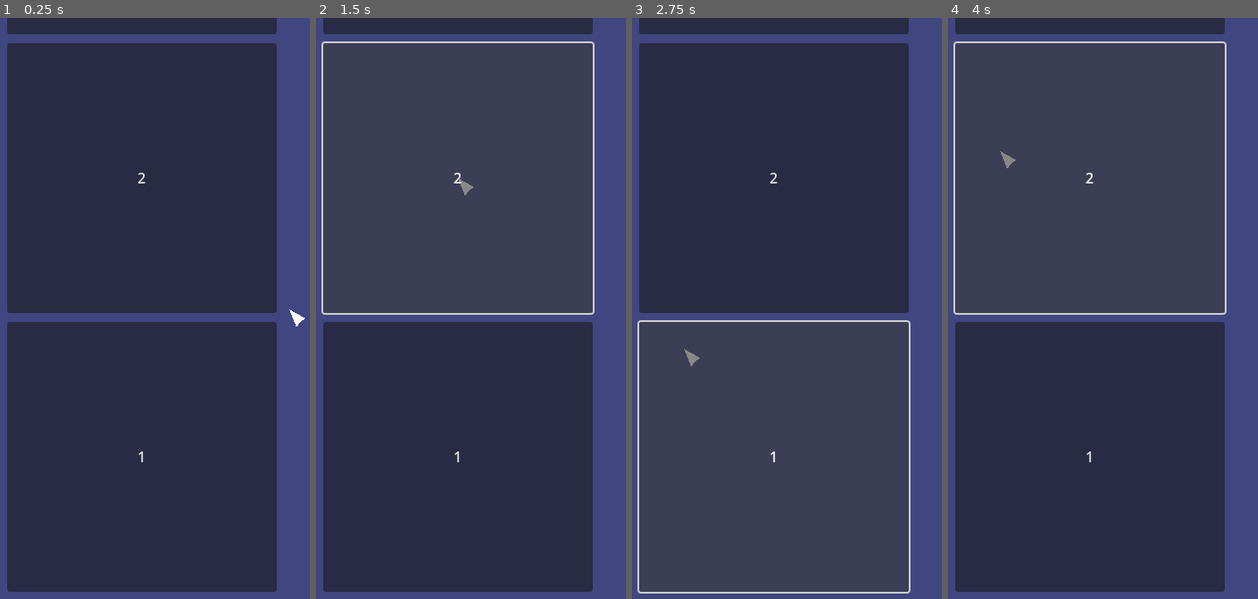
Above: before the commit, frames 1-4 (left to right).
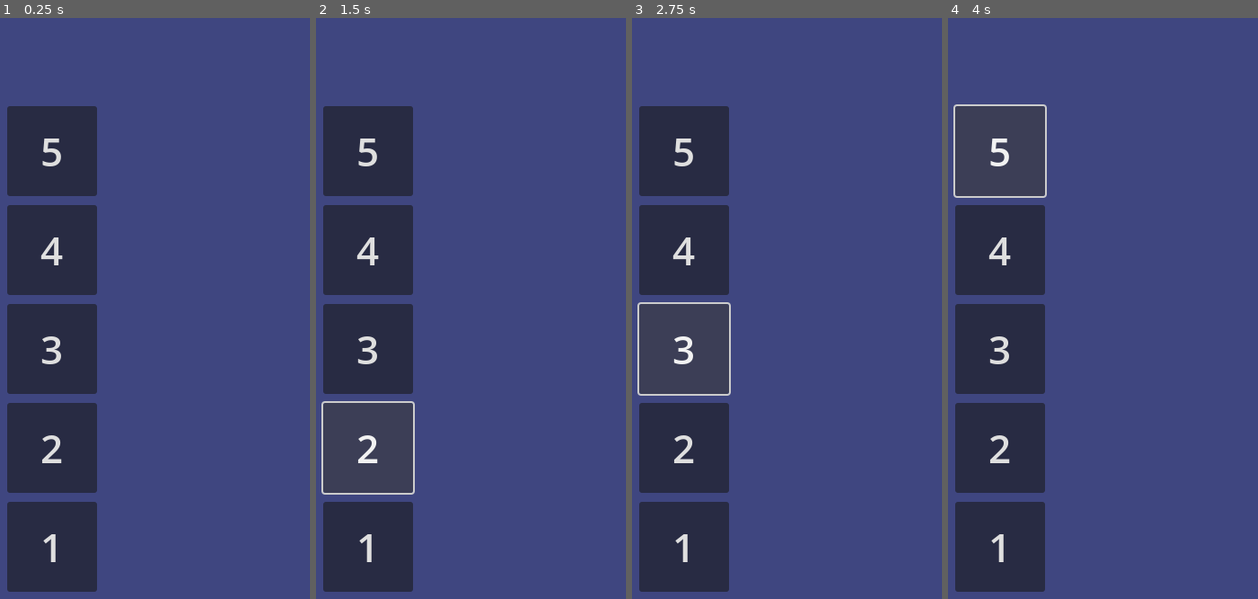
Above: after the commit, the same moments.

Repository: OleksandrLevchuk/Combine-Three
Game: Godot game, scene res://main.tscn
Same seed, same stepped clock (60 frames per second), same inputs: the game is played once before the commit and once after it.
Inputs (mouse positions are in pixels of both pictures, inside the frame that each line leads up to):
- Up to frame 1 (0.25 s): no input
- Up to frame 2 (1.5 s): click "1" at 0.5 s; click "2" at 1.25 s
- Up to frame 3 (2.75 s): click (684, 349) at 2 s, where only the run after the commit has a clickable "3"
- Up to frame 4 (4 s): click (1000, 250) at 2.75 s, where only the run after the commit has a clickable "4"; click (1000, 151) at 3.5 s, where only the run after the commit has a clickable "5"

The runs differ from the first frame. In frame 1, 62% of the frame differs, in the area x 2-99%, y 0-99%; in frame 2, 63%, in the area x 1-90%, y 0-99%; in frame 3, 63%; in frame 4, 63%.

Commit message:
bug fixes

Diff:
--- a/main.tscn
+++ b/main.tscn
@@ -16,6 +16,8 @@
 
 
 func _ready(): # тут починається гра
+	if OS.has_feature(\"web_android\"):
+		scale = Vector2( 2, 2 )
 	for i in column.size(): # ідемо циклом по кожному елементі в масиві
 		var tile: Button = tile_scene.instantiate() #створює плитку
 		tile.id = column[i]
@@ -57,6 +59,7 @@
 
 
 func _ready():
+	if not OS.has_feature(\"movie\"): queue_free()
 	visible = true
 
 
@@ -66,6 +69,10 @@
 
 [sub_resource type="GDScript" id="GDScript_38kav"]
 script/source = "extends Polygon2D
+
+
+func _ready():
+	if not OS.has_feature(\"movie\"): queue_free()
 
 
 func _process(_delta):
--- a/tile.tscn
+++ b/tile.tscn
@@ -18,7 +18,10 @@
 
 func _process( _delta ):
 	position = get_global_mouse_position() - offset
-	if position.distance_to(initial_position) > MAX_DESTROY_DISTANCE * 0.8:
+	if abs(initial_position.x - position.x) > MAX_DESTROY_DISTANCE * 0.8:
+		set_process(false)
+	if abs(initial_position.y - position.y) > MAX_DESTROY_DISTANCE * 0.8:
+#	if position.distance_to(initial_position) > MAX_DESTROY_DISTANCE * 0.8:
 		var direction = \"UP\"
 		if initial_position.y < position.y:
 			direction = \"DOWN\"
@@ -41,8 +44,9 @@
 "
 
 [node name="Button" type="Button" groups=["Tiles"]]
-offset_right = 300.0
-offset_bottom = 300.0
+offset_right = 100.0
+offset_bottom = 100.0
+theme_override_font_sizes/font_size = 44
 text = "123"
 script = SubResource("GDScript_i7gq5")
 
Not shown, changed: docs/index.html
Not shown, changed: docs/index.pck
